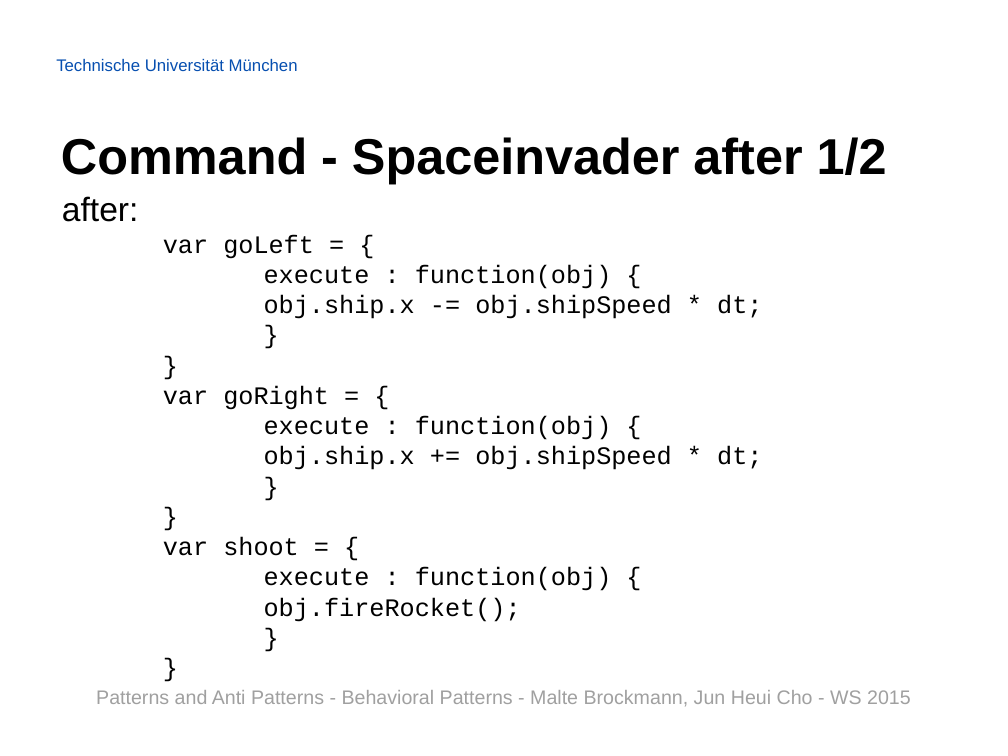
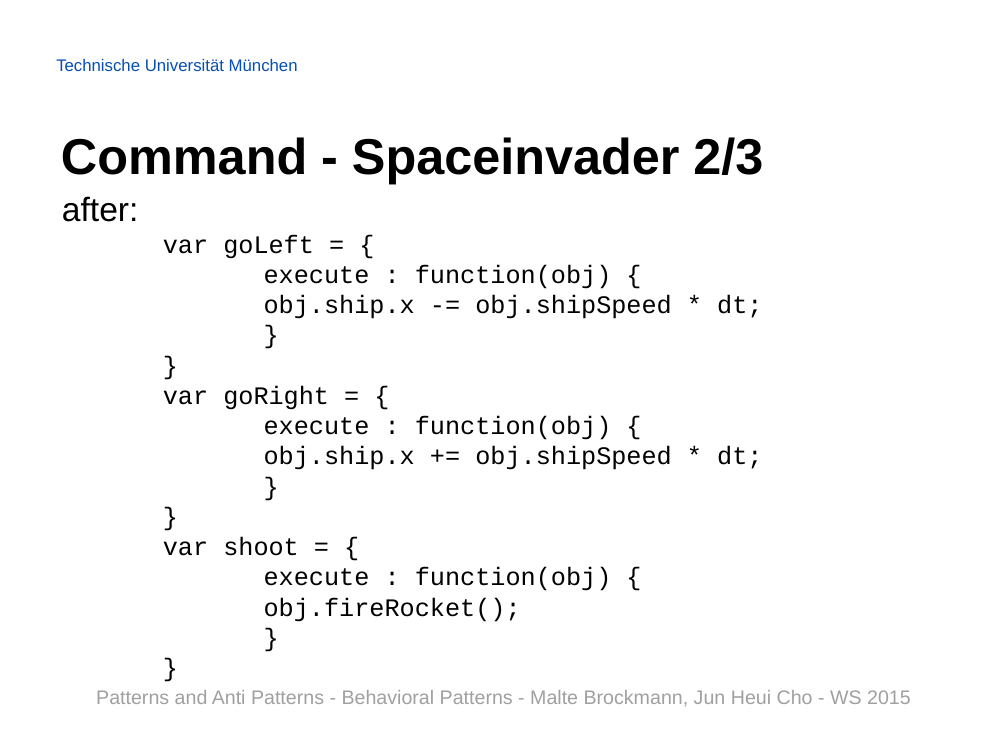
Before and after one commit to Painted6/Behavioral-design-patterns, a slide deck: slide 8 of Behavioral Patterns - JS Patterns and Anti Patterns.pptx. Drawn at 1008x756 pixels with LibreOffice and Linux fonts; fonts in the diff are those of the drawing; background and template pictures are left out. Boxes give left, top, right and bottom in pixels: in the first picture for what was removed or moved away, otherwise in the second. Text is boxed around its words. In the diff, an @@ line names an element or a change of style, - is before the commit and + after.

Commit message:
addes chain of responsibility and added marker for what changed befor->after

```diff
--- a/Behavioral Patterns - JS Patterns and Anti Patterns.pptx
+++ b/Behavioral Patterns - JS Patterns and Anti Patterns.pptx
@@ title at (61,137,763,184): text changed @@
-Command - Spaceinvader after 1/2
+Command - Spaceinvader 2/3
```
Also in this commit, not shown: 5 other slides changed, 6 slides added.
